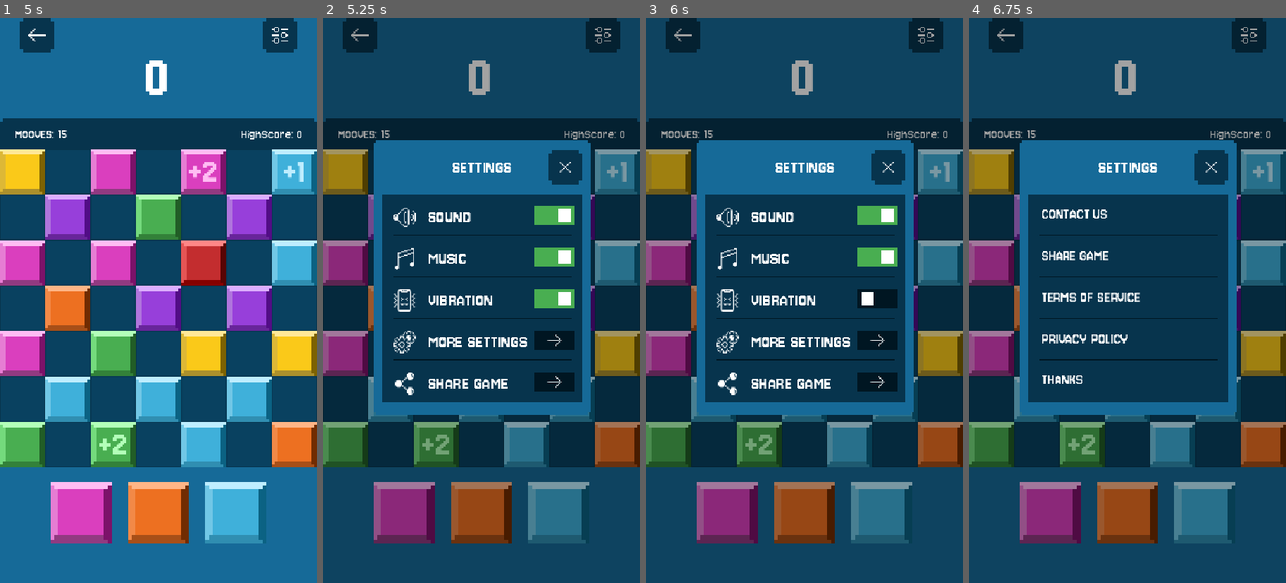
Above: before the commit, frames 1-4 (left to right).
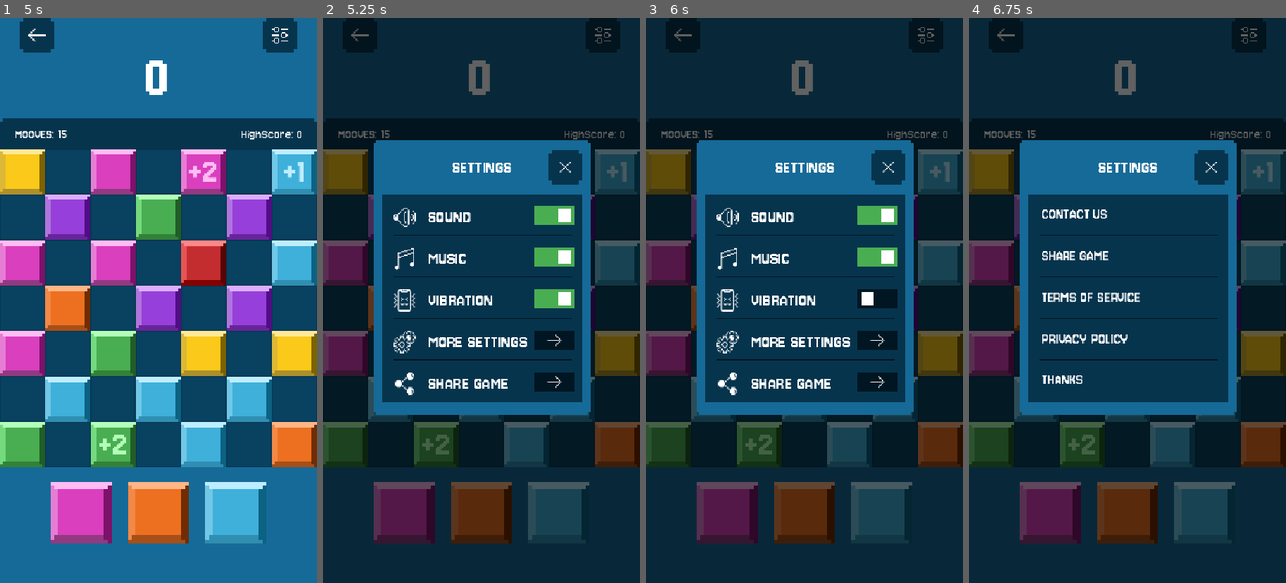
Above: after the commit, the same moments.

Repository: GIORGIOKIRRY/CUBE-CRASH
Game: Godot game, scene res://CORE/Scene/Loading.tscn
Same seed, same stepped clock (60 frames per second), same inputs: the game is played once before the commit and once after it.
Inputs (mouse positions are in pixels of both pictures, inside the frame that each line leads up to):
- Up to frame 1 (5 s): move the mouse to (228, 272) at 0.52 s; click (228, 272) at 0.67 s; drag from (95, 328) to (142, 413) at 1.27 s; move the mouse to (190, 176) at 2.02 s; click (190, 176) at 2.17 s; click (158, 447) at 2.75 s; click (38, 34) at 3.5 s; click (158, 447) at 4.25 s
- Up to frame 2 (5.25 s): click (601, 34) at 5 s
- Up to frame 3 (6 s): click (877, 300) at 5.75 s
- Up to frame 4 (6.75 s): click (1200, 340) at 6.5 s

Frame 1 is identical in both runs. In frame 2, 60% of the frame differs, in the area x 0-100%, y 0-100%; in frame 3, 60%; in frame 4, 60%.

Commit message:
Revive gives 10 moves + frees 10 cells; combos count simultaneous matches; Android vibrate; darker settings dim
- Revive (reset): always restart with >=10 moves; on no-space free 10 random cells
  (turned into playable holes) with explosion + vibration
- Combo now counts match groups (color-aware components): 2+ simultaneous lines =
  combo 1; score multiplier uses total groups (match x1, combo1 x2, ...)
- Android: enable VIBRATE permission (was off -> no vibration on Android)
- Settings dim overlay darker (0.36 -> 0.62) and z_index 1000 so it sits above
  combo/other animations

Co-Authored-By: Claude Opus 4.8 (1M context) <noreply@anthropic.com>

Diff:
--- a/CORE/Scene/MainMenu.tscn
+++ b/CORE/Scene/MainMenu.tscn
@@ -72,6 +72,7 @@
 unique_name_in_owner = true
 visible = false
 layout_mode = 1
+z_index = 1000
 
 [node name="AudioStreamPlayer2D" type="AudioStreamPlayer" parent="."]
 unique_name_in_owner = true
--- a/CORE/Scene/game.tscn
+++ b/CORE/Scene/game.tscn
@@ -115,6 +115,7 @@
 [node name="SettingsMenu" parent="." instance=ExtResource("9_kdr7y")]
 unique_name_in_owner = true
 visible = false
+z_index = 1000
 
 [node name="DestroyTimer" type="Timer" parent="."]
 wait_time = 0.4
--- a/CORE/Scene/settings_menu.tscn
+++ b/CORE/Scene/settings_menu.tscn
@@ -43,7 +43,7 @@
 offset_bottom = 1151.0
 grow_horizontal = 2
 grow_vertical = 2
-color = Color(0, 0, 0, 0.3647059)
+color = Color(0, 0, 0, 0.62)
 
 [node name="Menu" type="TextureRect" parent="."]
 layout_mode = 0
--- a/CORE/Script/grid.gd
+++ b/CORE/Script/grid.gd
@@ -168,7 +168,9 @@
 var _last_session_stats: String = ""
 # Combo + suggerimenti
 var _combo_count: int = 0                    # match wave nella catena corrente (ricompensa)
-var _find_wave: int = 0                       # ondata di find_matches nella catena (per l'animazione combo)
+var _find_wave: int = 0                       # ondata di find_matches nella catena
+var _combo_matches: int = 0                   # TOTALE gruppi di match nella catena (simultanei + cascata)
+var _last_combo_shown: int = 0                # ultimo livello combo mostrato (per non ripetere)
 var _color_to_scene: Dictionary = {}         # colore -> scena pezzo (per il refill combo)
 var _last_action_ms: int = 0                 # ultimo input del player (per i suggerimenti)
 var _hint_ghost: Node2D = null               # fantasma del suggerimento sulla griglia
@@ -348,15 +350,18 @@
 							any_match = true
 	if any_match:
 		_find_wave += 1
-		# COMBO: dalla 2ª ondata (un match che ne genera un altro) mostra l'animazione
-		# SUBITO, appena i blocchi si allineano (non aspetta la distruzione).
-		if _find_wave >= 2:
+		# COMBO = più di un match: sia SIMULTANEI (2+ linee in una mossa) sia in CASCATA.
+		# Conta i gruppi di match totali della catena; livello = gruppi - 1.
+		_combo_matches += _count_new_match_groups()
+		var level: int = _combo_matches - 1
+		if level >= 1 and level > _last_combo_shown:
+			_last_combo_shown = level
 			var cells: Array = []
 			for i in width:
 				for j in height:
 					if all_pieces[i][j] != null and all_pieces[i][j].matched:
 						cells.append(Vector2i(i, j))
-			_show_combo_effect(_find_wave - 1, _combo_effect_pos(cells))
+			_show_combo_effect(level, _combo_effect_pos(cells))
 		is_resolving = true
 		_cancel_drag()
 		get_parent().get_node("DestroyTimer").start()
@@ -401,7 +406,8 @@
 		# Match da 3 cubi = 100 punti base, +30 per ogni cubo oltre i 3,
 		# poi MOLTIPLICATORE combo: match normale x1, combo 1 x2, combo 2 x3, ...
 		var base_gain := points_per_match + maxi(0, destroyed_count - 3) * 30
-		var mult := maxi(1, _find_wave)
+		# moltiplicatore = numero di gruppi di match nella catena (match singolo x1, combo1 x2, ...)
+		var mult := maxi(1, _combo_matches)
 		var gained := base_gain * mult
 		score += gained
 		lifetime_score += gained
@@ -598,6 +604,8 @@
 	# Verifica match
 	_combo_count = 0
 	_find_wave = 0
+	_combo_matches = 0
+	_last_combo_shown = 0
 	if not find_matches():
 		# nessun match -> annulla (revert)
 		all_pieces[column][row] = first_piece
@@ -744,6 +752,8 @@
 				# Verifica match dopo l’inserimento; se nessun match, valuta il bilanciamento
 				_combo_count = 0
 				_find_wave = 0
+				_combo_matches = 0
+				_last_combo_shown = 0
 				if not find_matches():
 					_maybe_balance_board()
 
@@ -1031,14 +1041,15 @@
 func revive(reason: String) -> void:
 	is_game_over = false
 	is_resolving = false
-	if reason == "no_moves":
-		# non c'erano più mosse -> +10 mosse
-		current_moves += 10
-	else:
-		# non c'era più spazio -> rimuovi 5 celle casuali
-		_remove_random_cells(5)
+	# dopo un revive (reset) riparti sempre con almeno 10 mosse
+	current_moves = maxi(current_moves, 10)
+	# se non c'era più spazio, libera abbastanza celle per continuare a giocare
+	if reason == "no_space":
+		_remove_random_cells(10)
 	update_moves_label()
 
+# Rimuove n cubi casuali e trasforma quelle celle in BUCHI (spazio reale e duraturo),
+# con animazione di esplosione. Usato dal revive quando la tavola è piena.
 func _remove_random_cells(n: int) -> void:
 	var occupied: Array = []
 	for i in width:
@@ -1046,10 +1057,17 @@
 			if all_pieces[i][j] != null:
 				occupied.append(Vector2i(i, j))
 	occupied.shuffle()
+	var removed := 0
 	for k in mini(n, occupied.size()):
 		var c: Vector2i = occupied[k]
-		all_pieces[c.x][c.y].queue_free()
+		var piece = all_pieces[c.x][c.y]
 		all_pieces[c.x][c.y] = null
+		cell_active[c.x][c.y] = false
+		_spawn_explosion(grid_to_pixel(c.x, c.y), piece)
+		removed += 1
+	if removed > 0:
+		settings.play_explosion()
+		settings.vibrate(50)
 
 func _show_game_over_screen() -> void:
 	var screen = get_node_or_null("%GameOverScreen")
@@ -1537,3 +1555,29 @@
 	settings.play_combo(level)
 	# vibrazione un po' più forte a ogni combo (cresce col livello)
 	settings.vibrate(48 + mini(level, 5) * 6)
+
+# Conta i gruppi di match (componenti connesse per colore) attualmente marcati.
+# Due linee di colore diverso = 2 gruppi (anche se simultanee nella stessa mossa).
+func _count_new_match_groups() -> int:
+	var visited := {}
+	var groups := 0
+	for i in width:
+		for j in height:
+			var c0 := Vector2i(i, j)
+			var p = all_pieces[i][j]
+			if p != null and p.matched and not visited.has(c0):
+				groups += 1
+				var col = p.get("color")
+				var stack: Array = [c0]
+				while not stack.is_empty():
+					var c: Vector2i = stack.pop_back()
+					if visited.has(c):
+						continue
+					visited[c] = true
+					for d in [Vector2i(1, 0), Vector2i(-1, 0), Vector2i(0, 1), Vector2i(0, -1)]:
+						var nb: Vector2i = c + d
+						if is_in_grid(nb) and not visited.has(nb):
+							var np = all_pieces[nb.x][nb.y]
+							if np != null and np.matched and np.get("color") == col:
+								stack.append(nb)
+	return groups
Not shown, changed: export_presets.cfg
